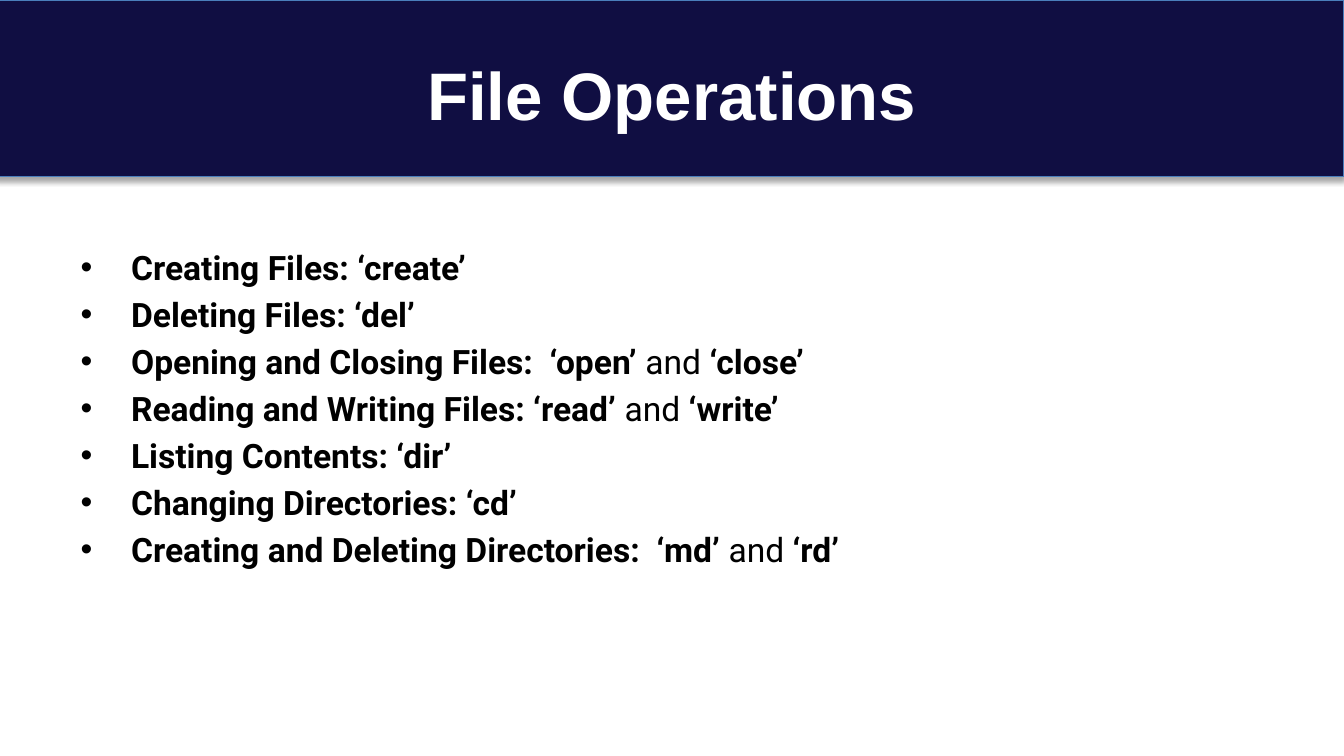
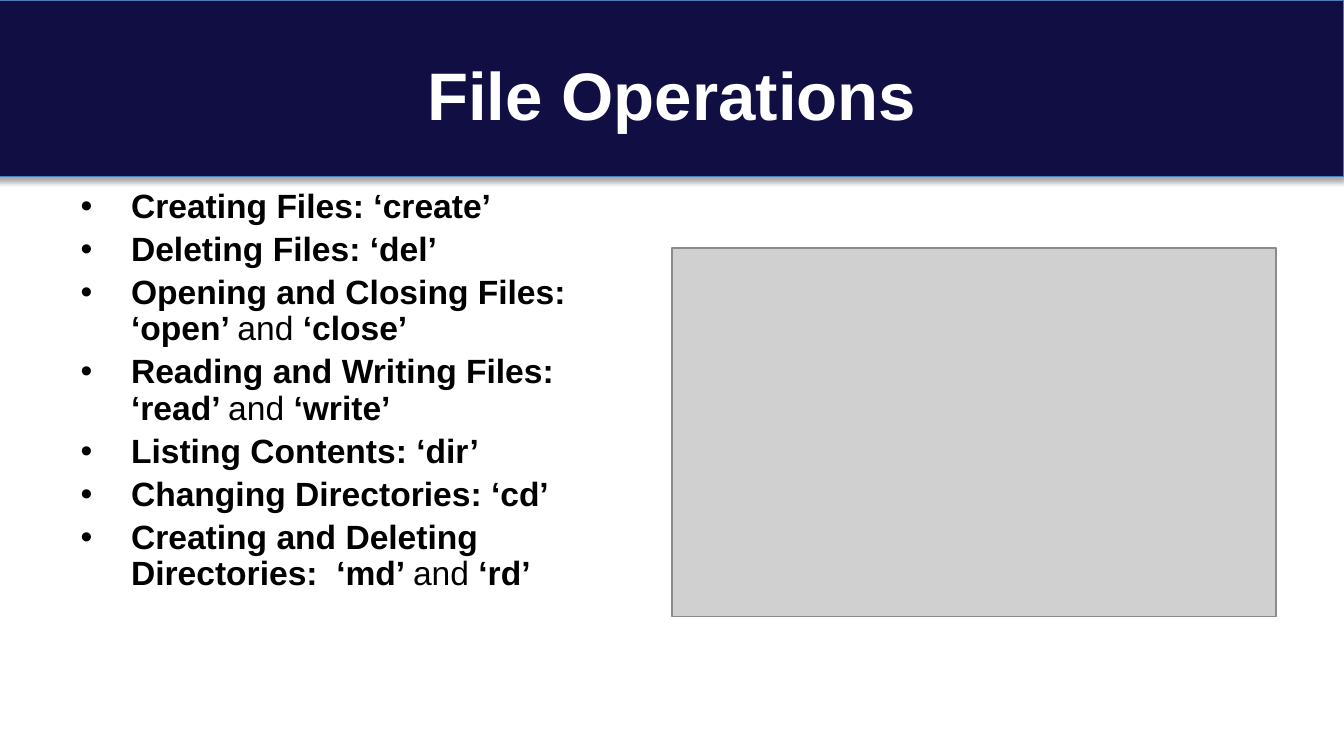
Before and after one commit to cseuconn/CSE-OS-2023-FALL, a slide deck: slide 11 of CSE-5305/Zongming_Juli/VFS presentation.pptx (slide 7 before the commit). Drawn at 1344x756 pixels with LibreOffice and Linux fonts; fonts in the diff are those of the drawing; grey boxes stand for pictures. Boxes give left, top, right and bottom in pixels: in the first picture for what was removed or moved away, otherwise in the second. Text is boxed around its words. In the diff, an @@ line names an element or a change of style, - is before the commit and + after.

```diff
--- a/CSE-5305/Zongming_Juli/VFS presentation.pptx
+++ b/CSE-5305/Zongming_Juli/VFS presentation.pptx
@@ text "Creating Files: ‘create’": place and size @@
-text "Creating Files: ‘create’" at [131,254,839,569]
+text "Creating Files: ‘create’" at [131,193,566,586]
@@ text "Creating Files: ‘create’" at [131,193,566,586]: font Roboto to Arial; line spacing 1 to 0.9 @@
@@ picture added at [672,249,1275,617] @@
```
Also in this commit, not shown: 6 other slides changed, 12 slides added, 2 slides removed, 1 other file.
